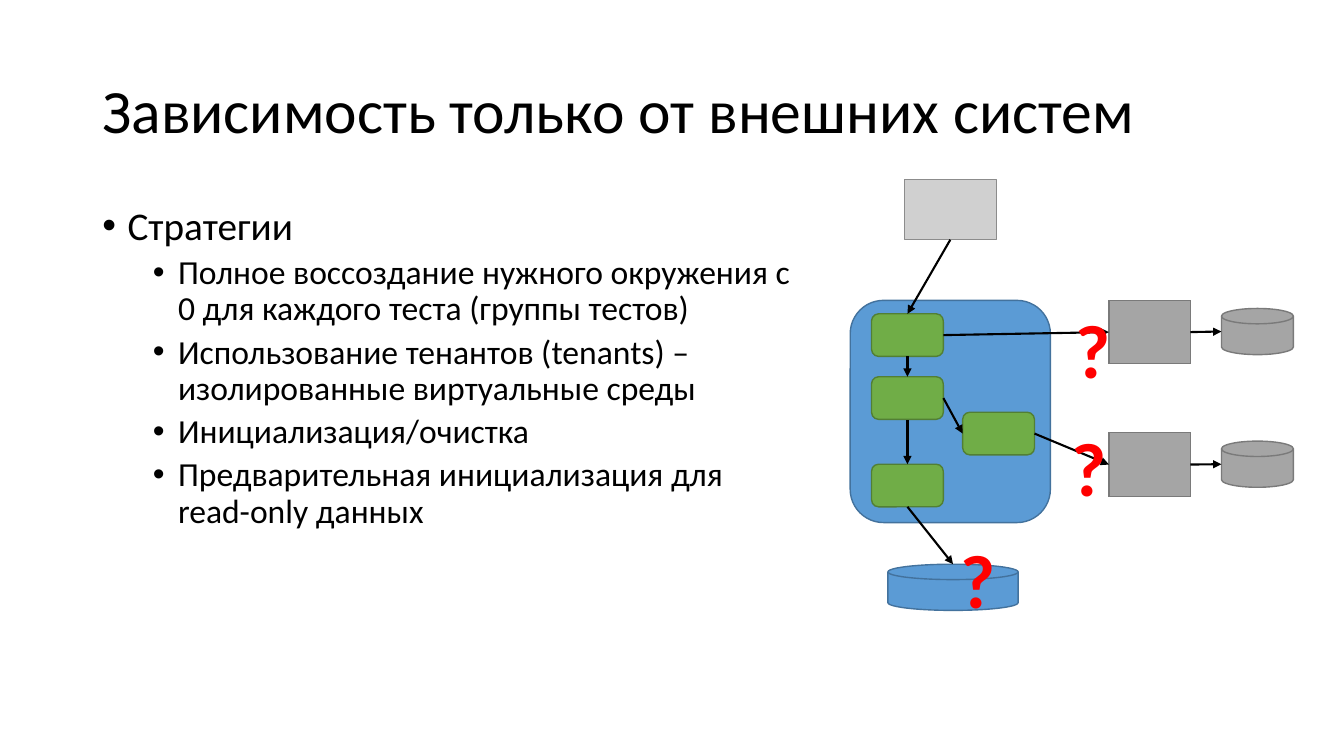
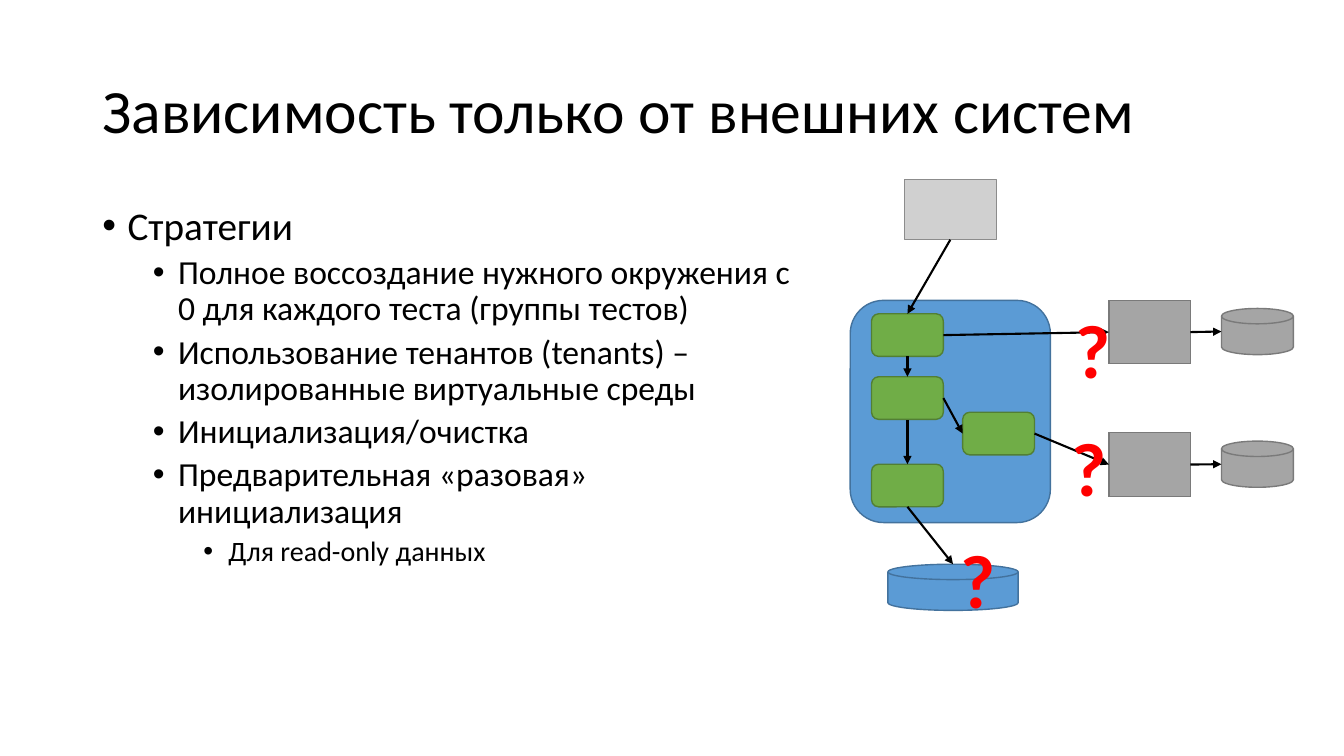
Before and after one commit to MihailRomanov/DevTools_Course, a slide deck: slide 18 of Lections/04_Integration_tests.pptx (slide 16 before the commit). Drawn at 1344x756 pixels with LibreOffice and Linux fonts; fonts in the diff are those of the drawing; grey boxes stand for pictures. Boxes give left, top, right and bottom in pixels: in the first picture for what was removed or moved away, otherwise in the second. Text is boxed around its words. In the diff, an @@ line names an element or a change of style, - is before the commit and + after.

```diff
--- a/Lections/04_Integration_tests.pptx
+++ b/Lections/04_Integration_tests.pptx
@@ text at (x1=178, y1=464, x2=587, y2=566): text changed @@
-  • Предварительная инициализация для read-only данных
+  • Предварительная «разовая» инициализация
+    • Для read-only данных
```
Also in this commit, not shown: 4 other slides changed, 5 slides added, 5 other files.
